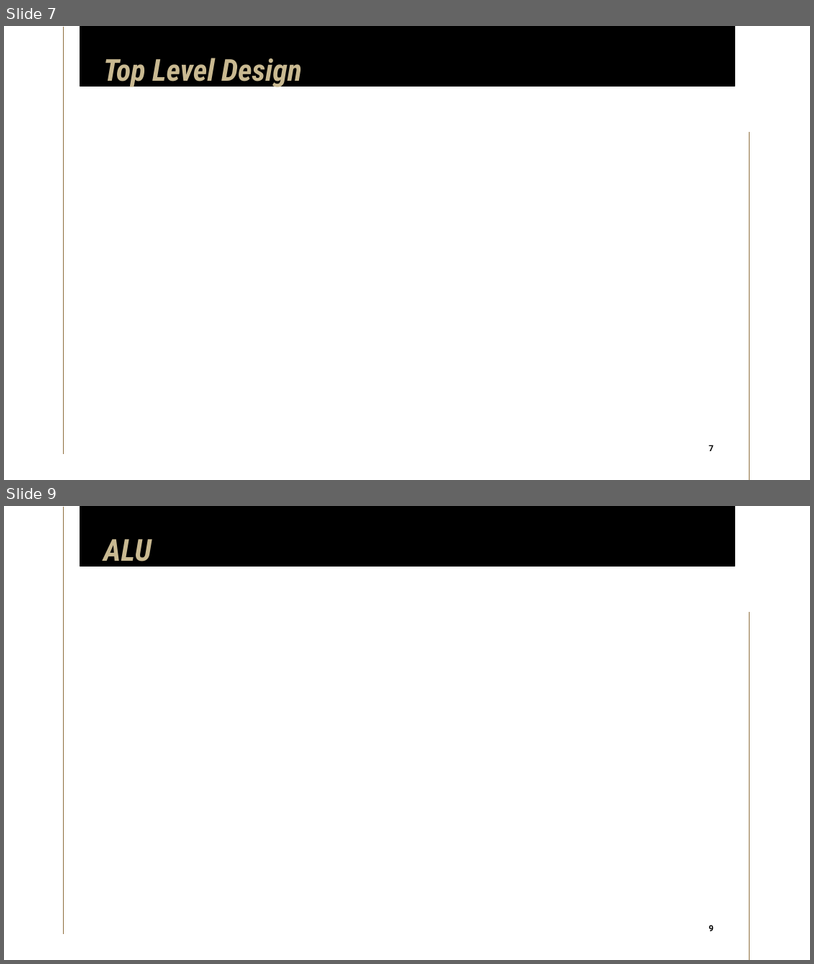
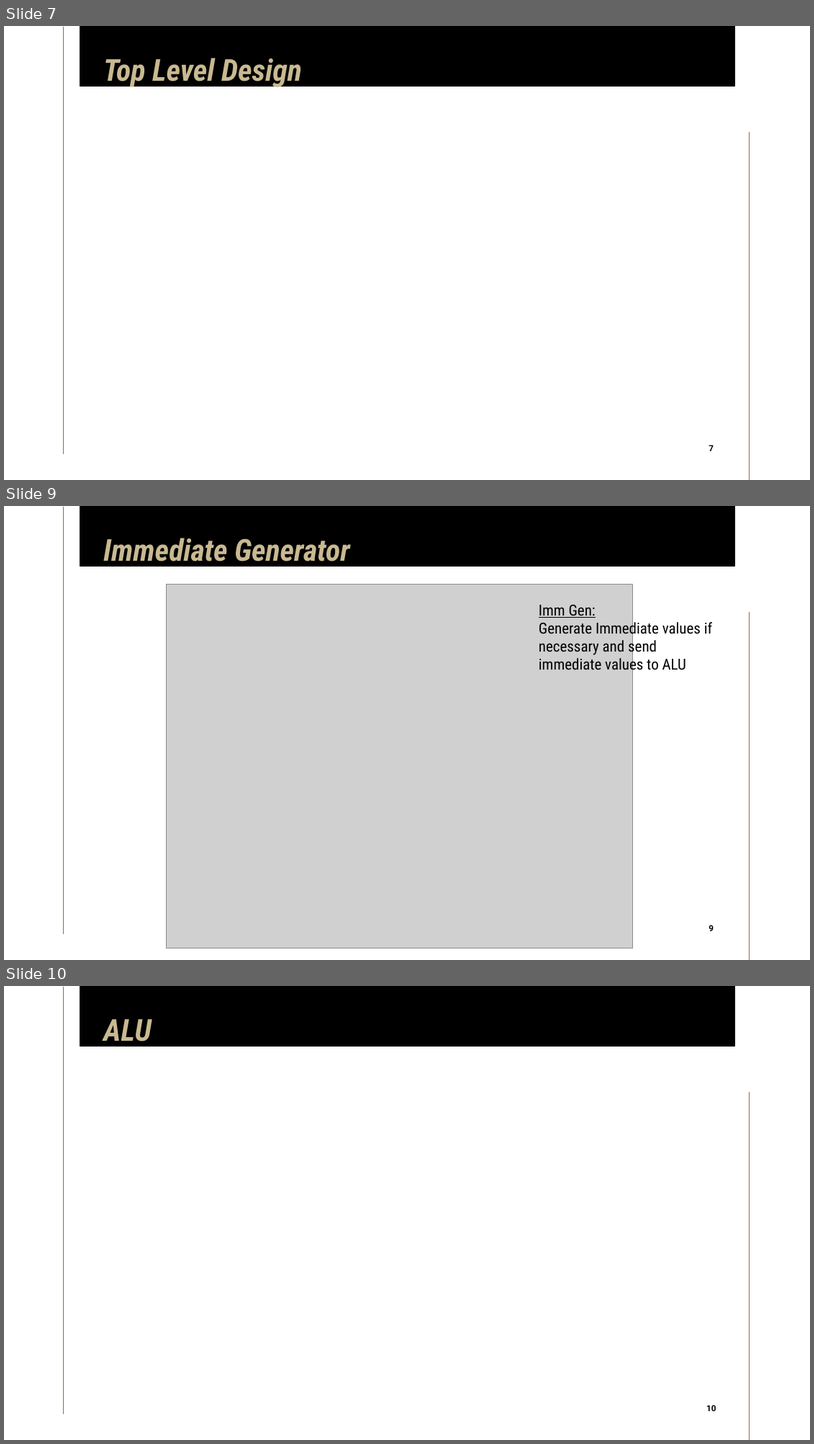
Before and after one commit to limichael246/STARS_2024, a slide deck: Project_Proposal.pptx. Shown one above the other, each under a label of ours: slides 7 and 9 before the commit, slides 7, 9 and 10 after it; the slides between them are not shown. The pictures are 814x964 and 814x1444 pixels, drawn with LibreOffice and Linux fonts; fonts in the diff are those of the drawing; grey boxes stand for pictures. Boxes give left, top, right and bottom in pixels: in the first picture for what was removed or moved away, otherwise in the second. Text is boxed around its words. In the diff, an @@ line names an element or a change of style, - is before the commit and + after.

```diff
--- a/Project_Proposal.pptx
+++ b/Project_Proposal.pptx
@@ slide 9 added at box(4, 506, 810, 960), background #FFFFFF; not listed: 3 template elements that a slide beside it also shows @@
@@ title added at box(103, 538, 350, 568), 36 pt, text #C9B991, bold, italic @@
+Immediate Generator
@@ picture added at box(167, 584, 633, 948) @@
@@ text added at box(539, 605, 712, 674), 18 pt, text #000000 @@
+Imm Gen:
+Generate Immediate values if necessary and send immediate values to ALU
@@ page number added at box(702, 921, 721, 936), 10 pt, text #000000, bold @@
+9
@@ what was slide 9 is now slide 10 @@
@@ page number at box(707, 1404, 716, 1411): text changed @@
-9
+10
```
Also in this commit, not shown: 1 other slide added, 1 slide removed.
